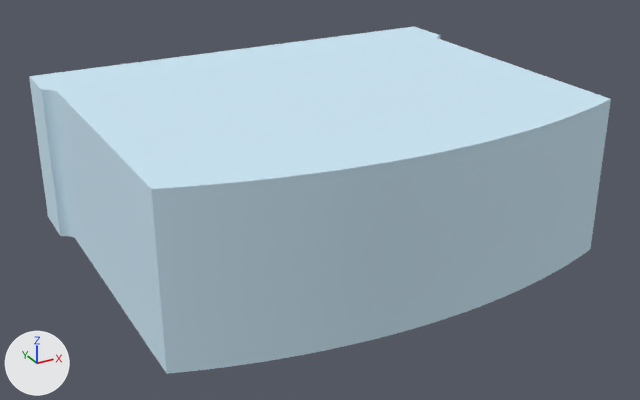
What one commit did to the FBX model Unity Project/Giroux-CAP6117-SANC - crown/Assets/Models/LOD Headstones/PA-653-F.fbx.
Both versions are drawn from a 50 mm lens placed at (-0.775, -1.765, 0.631), pointed at (-0.017, -0.388, -0.057). Every picture has the same lights, and +X, +Y and +Z are marked at lower left. The first picture is the older version. Objects named as collision shapes, trigger or cutter boxes, shadow casters or lower levels of detail are left out. Where no turn or scale is listed for an object, it has been applied to the vertices.

The first picture shows 'PA-653-F_LOD0'.
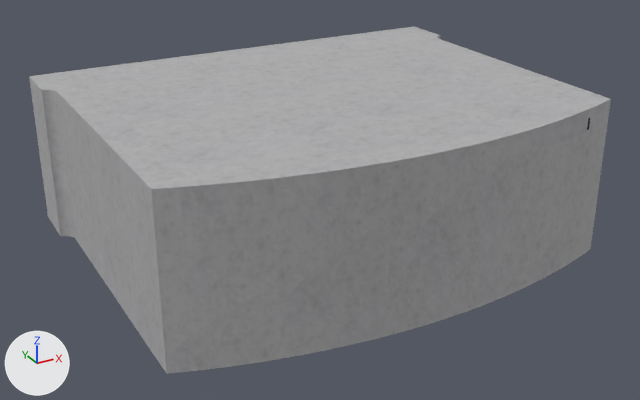
Boxes (x1, y1, x2, y2) around the edits, measured in the pictures (640 x 400 px):
'PA-653-F_LOD0', surface changed (blue to grey): (29, 26, 611, 374) in both

The change in detail:
Picture 'B-653-F.png' (img_b_653_f_png) is new.
In material '0.615686_0.811765_0.929412_0.000000_0.000000' (mat_0_615686_0_811765_0_929412_0_000000_0_000000), base_color is no longer (0.616, 0.812, 0.929), blue #cee9f7.
In material '0.615686_0.811765_0.929412_0.000000_0.000000' (mat_0_615686_0_811765_0_929412_0_000000_0_000000), texture is now set to img_b_653_f_png.
In material '0.615686_0.811765_0.929412_0.000000_0.000000' (mat_0_615686_0_811765_0_929412_0_000000_0_000000), roughness goes from 1.0 to 0.859.
